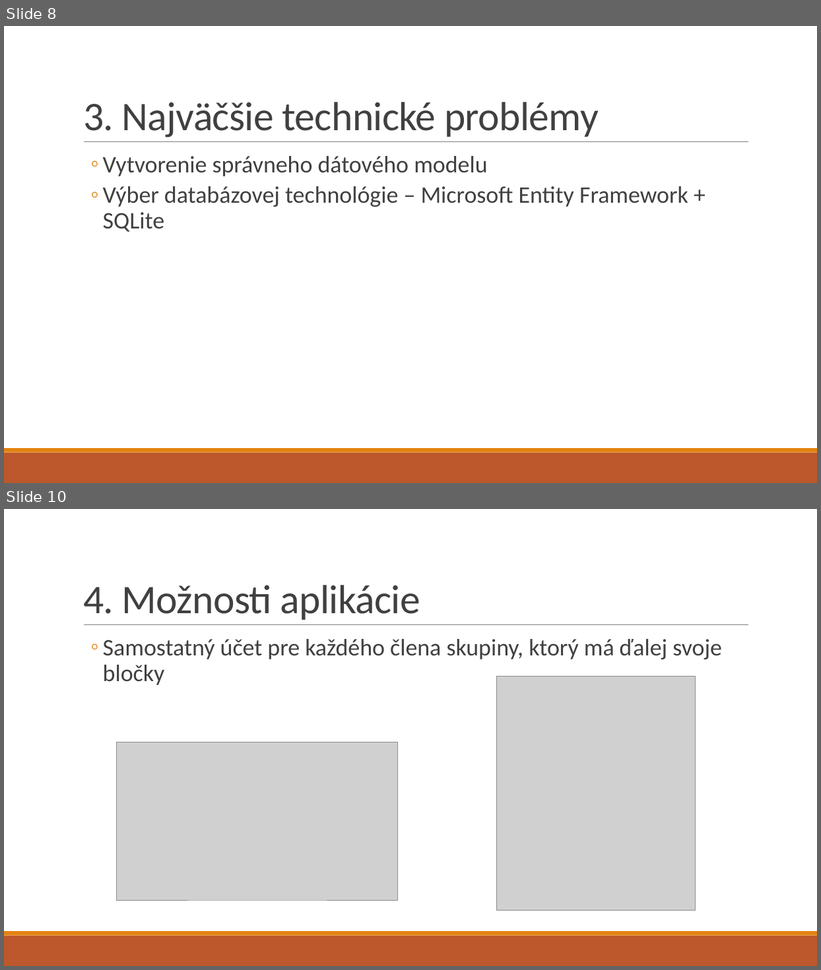
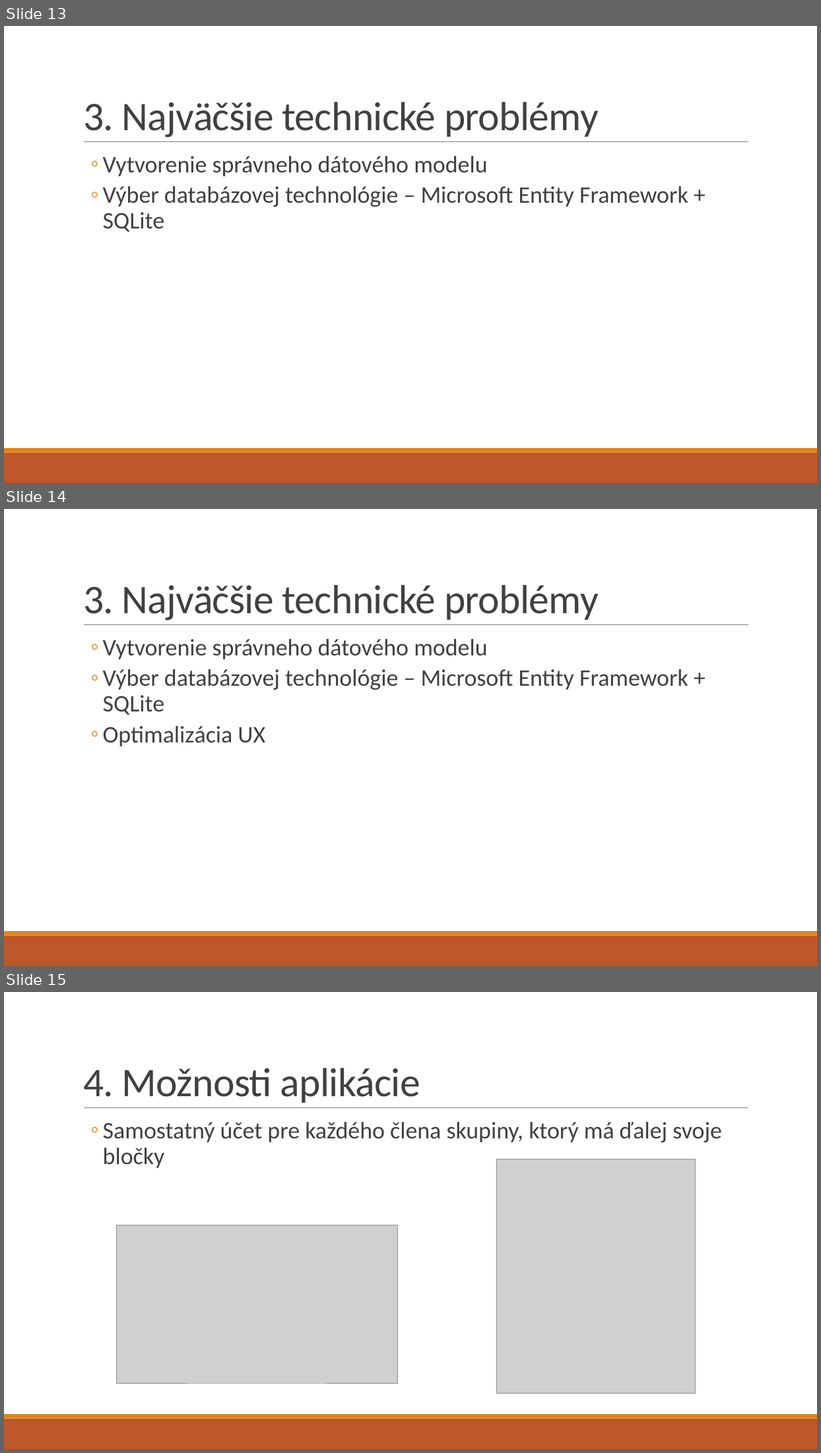
Before and after one commit to rtrembecky/drink_tracker, a slide deck: Presentation/Drink Tracker.pptx. Shown one above the other, each under a label of ours: slides 8 and 10 before the commit, slides 13, 14 and 15 after it; the slides between them are not shown. The pictures are 821x970 and 821x1453 pixels, drawn with LibreOffice and Linux fonts; fonts in the diff are those of the drawing; grey boxes stand for pictures. Boxes give left, top, right and bottom in pixels: in the first picture for what was removed or moved away, otherwise in the second. Text is boxed around its words. In the diff, an @@ line names an element or a change of style, - is before the commit and + after.

```diff
--- a/Presentation/Drink Tracker.pptx
+++ b/Presentation/Drink Tracker.pptx
@@ slide 14 added at [4,509,817,966], background #FFFFFF; not listed: 3 template elements that a slide beside it also shows @@
@@ title added at [83,585,599,621], 48 pt, text #404040 @@
+3. Najväčšie technické problémy
@@ text added at [103,639,688,747], 28 pt, text #404040 @@
+  ◦ Vytvorenie správneho dátového modelu
+  ◦ Výber databázovej technológie – Microsoft Entity Framework + SQLite
+  ◦ Optimalizácia UX
@@ what was slide 8 is now slide 13 @@
@@ what was slide 10 is now slide 15 @@
```
Also in this commit, not shown: 4 slides changed, 4 other slides added, 14 other files.
